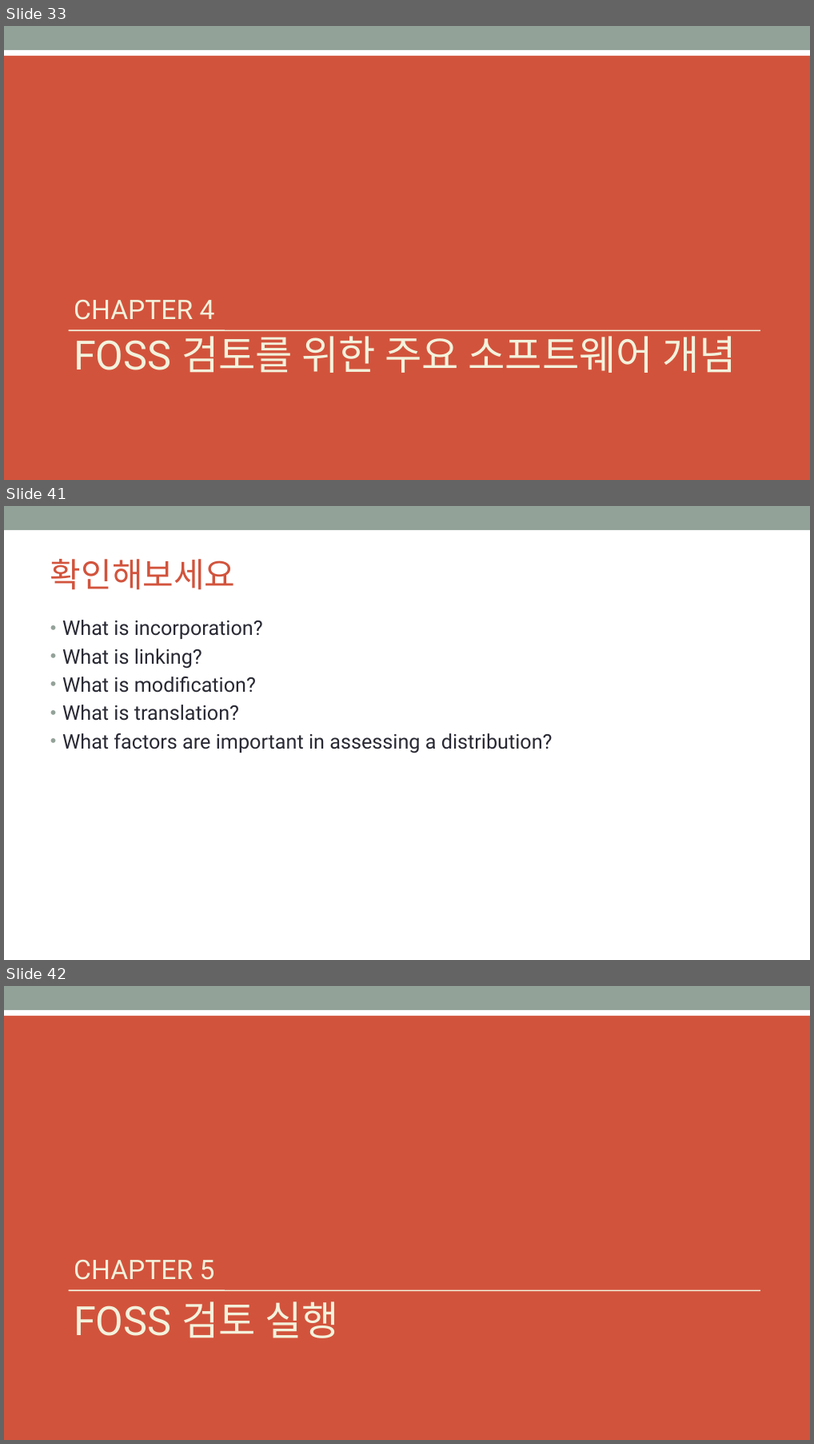
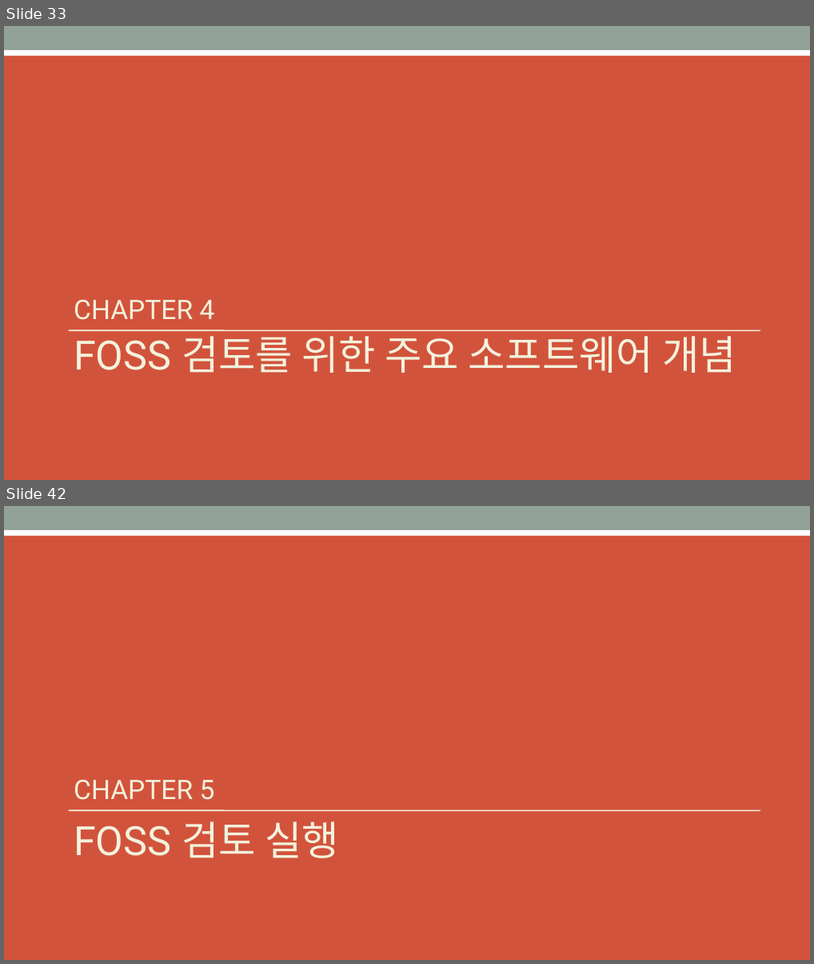
Before and after one commit to OpenChain-KWG/Curriculum-Translation-KR, a slide deck: target/slides/openchain-curriculum-for-1-1.pptx. Shown one above the other, each under a label of ours: slides 33, 41 and 42 before the commit, slides 33 and 42 after it; the slides between them are not shown. The pictures are 814x1444 and 814x964 pixels, drawn with LibreOffice and Linux fonts; fonts in the diff are those of the drawing; background and template pictures are left out. Boxes give left, top, right and bottom in pixels: in the first picture for what was removed or moved away, otherwise in the second. Text is boxed around its words. In the diff, an @@ line names an element or a change of style, - is before the commit and + after.

Commit message:
translation of chapter 4
translation of chapter 4 by haksung

```diff
--- a/target/slides/openchain-curriculum-for-1-1.pptx
+++ b/target/slides/openchain-curriculum-for-1-1.pptx
@@ slide 41 removed at bbox=[4, 506, 810, 960], background #FFFFFF; not listed: 1 template element that a slide beside it also shows @@
@@ title removed at bbox=[50, 559, 236, 590] @@
-확인해보세요
@@ text removed at bbox=[62, 620, 553, 753] @@
-• What is incorporation?
-• What is linking?
-• What is modification?
-• What is translation?
-• What factors are important in assessing a distribution?
```
Also in this commit, not shown: 8 slides added, 7 other slides removed, 6 other files.
